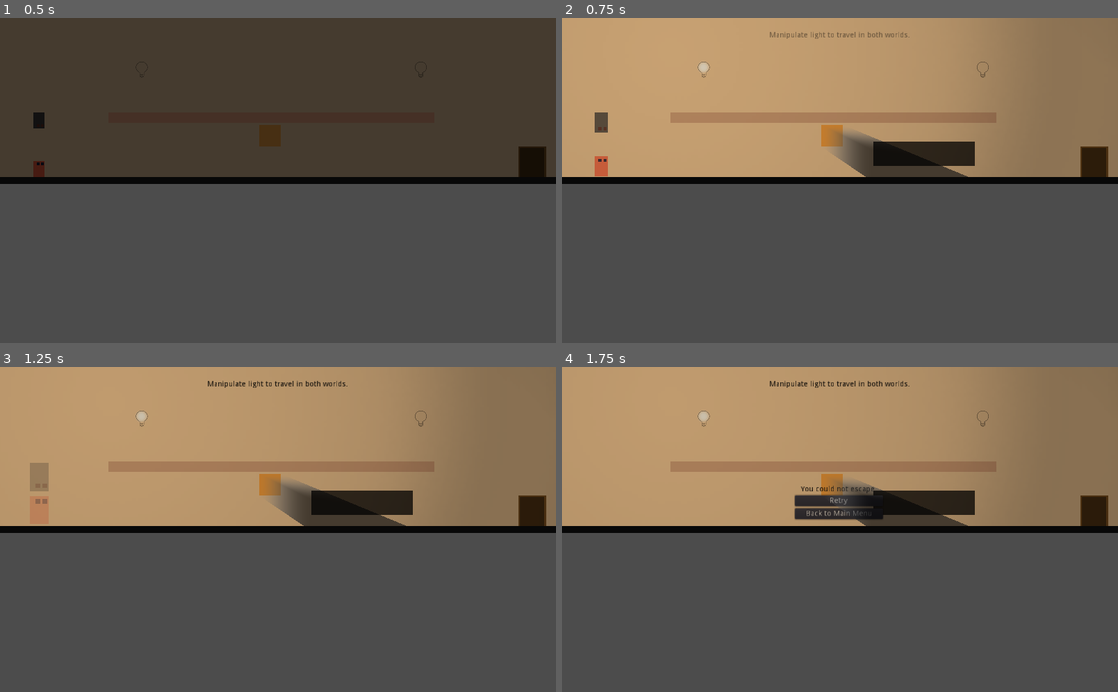
Above: before the commit, frames 1-4 (two rows, left to right).
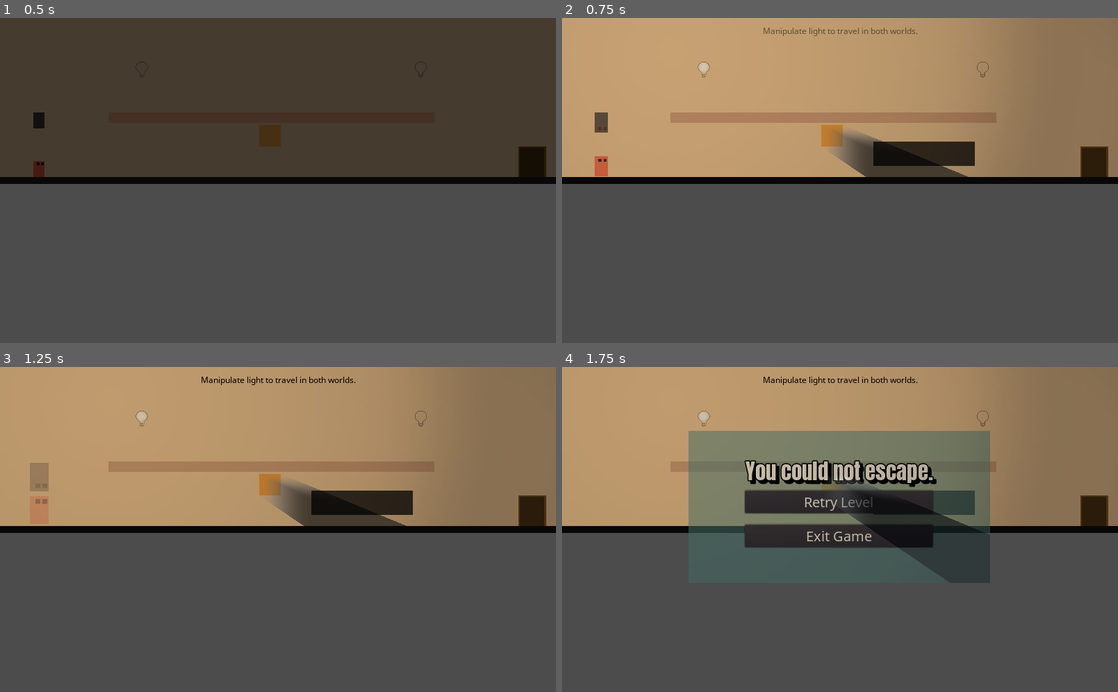
Above: after the commit, the same moments.

Repository: gramozilho/More-Than-Meets-The-Eye-GWJ14
Game: Godot game, scene res://Main.tscn
Two runs of this game, one before a commit and one after it. Both use one fixed random seed, a clock stepped at 60 frames per second and the inputs below.
Inputs (mouse positions are in pixels of both pictures, inside the frame that each line leads up to):
- Up to frame 1 (0.5 s): no input
- Up to frame 2 (0.75 s): tap Enter (ui_accept) at 0.5 s; move the mouse to (701, 66) at 0.52 s; press the mouse at (701, 66) at 0.53 s; hold D (right) from 0.53 s (still down)
- Up to frame 3 (1.25 s): keep holding D (right); tap Enter (ui_accept) at 0.77 s
- Up to frame 4 (1.75 s): keep holding D (right); move the mouse to (984, 415) at 1.27 s; release the mouse at (984, 415) at 1.28 s; click (984, 415) at 1.35 s; tap Enter (ui_accept) at 1.52 s

Frame 1 is identical in both runs. In frame 2, 0.3% of the frame differs, in the area x 36-64%, y 2-7%; in frame 3, 0.4%; in frame 4, 18%, in the area x 22-77%, y 2-67%.

Commit message:
All prepared for first export try

Diff:
--- /dev/null
+++ b/Assets/Button_fotn.tres
@@ -0,0 +1,7 @@
+[gd_resource type="DynamicFont" load_steps=2 format=2]
+
+[ext_resource path="res://Assets/NotoSans-Regular.ttf" type="DynamicFontData" id=1]
+
+[resource]
+size = 26
+font_data = ExtResource( 1 )
--- /dev/null
+++ b/Assets/SubTitle_font.tres
@@ -0,0 +1,9 @@
+[gd_resource type="DynamicFont" load_steps=2 format=2]
+
+[ext_resource path="res://Assets/Anton-Regular.ttf" type="DynamicFontData" id=1]
+
+[resource]
+size = 40
+outline_size = 2
+outline_color = Color( 0, 0, 0, 1 )
+font_data = ExtResource( 1 )
--- /dev/null
+++ b/Assets/Text_font.tres
@@ -0,0 +1,6 @@
+[gd_resource type="DynamicFont" load_steps=2 format=2]
+
+[ext_resource path="res://Assets/NotoSans-Regular.ttf" type="DynamicFontData" id=1]
+
+[resource]
+font_data = ExtResource( 1 )
--- /dev/null
+++ b/Assets/Title_fint.tres
@@ -0,0 +1,9 @@
+[gd_resource type="DynamicFont" load_steps=2 format=2]
+
+[ext_resource path="res://Assets/Anton-Regular.ttf" type="DynamicFontData" id=1]
+
+[resource]
+size = 60
+outline_size = 3
+outline_color = Color( 0, 0, 0, 1 )
+font_data = ExtResource( 1 )
--- a/DeathScreen.tscn
+++ b/DeathScreen.tscn
@@ -1,17 +1,38 @@
-[gd_scene load_steps=3 format=2]
+[gd_scene load_steps=4 format=2]
 
 [ext_resource path="res://Maps/0_TitleScreen.tscn" type="PackedScene" id=1]
 [ext_resource path="res://DeathScreen.gd" type="Script" id=2]
+[ext_resource path="res://Assets/SubTitle_font.tres" type="DynamicFont" id=3]
 
-[node name="DeathScreen" instance=ExtResource( 1 )]
+[node name="DeathScreen" index="0" instance=ExtResource( 1 )]
 script = ExtResource( 2 )
 
-[node name="Label" parent="VBoxContainer" index="0"]
-modulate = Color( 0, 0, 0, 1 )
+[node name="Bg" parent="VBoxContainer" index="0"]
+position = Vector2( 174.034, 94.3404 )
+scale = Vector2( 11.1161, 5.63212 )
+
+[node name="Label" parent="VBoxContainer" index="1"]
+margin_right = 354.0
+margin_bottom = 60.0
+custom_fonts/font = ExtResource( 3 )
 text = "You could not escape."
 
-[node name="Button" parent="VBoxContainer" index="1"]
-text = "Retry"
+[node name="VBoxContainer" parent="VBoxContainer" index="2"]
+margin_top = 64.0
+margin_right = 354.0
+margin_bottom = 170.0
 
-[node name="Button2" parent="VBoxContainer" index="2"]
-text = "Back to Main Menu"
+[node name="Button" parent="VBoxContainer/VBoxContainer" index="0"]
+margin_right = 354.0
+text = "Retry Level"
+
+[node name="Label" parent="VBoxContainer/VBoxContainer" index="1"]
+margin_right = 354.0
+
+[node name="Button2" parent="VBoxContainer/VBoxContainer" index="2"]
+margin_right = 354.0
+
+[node name="HBoxContainer" parent="VBoxContainer" index="3"]
+margin_top = 174.0
+margin_right = 354.0
+margin_bottom = 174.0
--- a/Jukebox.tscn
+++ b/Jukebox.tscn
@@ -22,6 +22,7 @@
 
 [node name="Alarm" type="AudioStreamPlayer2D" parent="."]
 stream = ExtResource( 3 )
+volume_db = 20.0
 
 [node name="Transition" type="AudioStreamPlayer2D" parent="."]
 stream = ExtResource( 11 )
@@ -51,5 +52,5 @@
 
 [node name="GhostMusic" type="AudioStreamPlayer2D" parent="."]
 stream = ExtResource( 6 )
-volume_db = -20.0
+volume_db = -25.0
 autoplay = true
--- a/Main.tscn
+++ b/Main.tscn
@@ -9,6 +9,7 @@
 [ext_resource path="res://Main.gd" type="Script" id=7]
 [ext_resource path="res://Light.tscn" type="PackedScene" id=8]
 [ext_resource path="res://Assets/spot.png" type="Texture" id=9]
+[ext_resource path="res://Assets/Text_font.tres" type="DynamicFont" id=11]
 
 [sub_resource type="Animation" id=1]
 resource_name = "hide_1"
@@ -192,10 +193,11 @@
 [node name="Message" type="Label" parent="Camera2D/VBoxContainer"]
 modulate = Color( 0, 0, 0, 1 )
 light_mask = 2
-margin_top = 25.0
-margin_right = 242.0
-margin_bottom = 39.0
+margin_top = 19.0
+margin_right = 465.0
+margin_bottom = 42.0
 grow_vertical = 2
+custom_fonts/font = ExtResource( 11 )
 text = "You wake up in the dark."
 align = 1
 __meta__ = {
@@ -205,10 +207,11 @@
 [node name="Instruction" type="Label" parent="Camera2D/VBoxContainer"]
 modulate = Color( 0, 0, 0, 1 )
 light_mask = 2
-margin_top = 43.0
-margin_right = 242.0
-margin_bottom = 57.0
+margin_top = 46.0
+margin_right = 465.0
+margin_bottom = 69.0
 grow_vertical = 2
+custom_fonts/font = ExtResource( 11 )
 text = "Click on the light bulb to turn light on."
 align = 1
 __meta__ = {
@@ -218,9 +221,10 @@
 [node name="Extra" type="Label" parent="Camera2D/VBoxContainer"]
 modulate = Color( 0, 0, 0, 0 )
 light_mask = 2
-margin_top = 61.0
-margin_right = 242.0
-margin_bottom = 75.0
+margin_top = 73.0
+margin_right = 465.0
+margin_bottom = 96.0
+custom_fonts/font = ExtResource( 11 )
 text = "!!"
 align = 1
 
--- a/Maps/0_TitleScreen.tscn
+++ b/Maps/0_TitleScreen.tscn
@@ -1,6 +1,9 @@
-[gd_scene load_steps=2 format=2]
+[gd_scene load_steps=5 format=2]
 
 [ext_resource path="res://Maps/0_TitleScreen.gd" type="Script" id=1]
+[ext_resource path="res://Assets/Title_fint.tres" type="DynamicFont" id=2]
+[ext_resource path="res://Assets/Button_fotn.tres" type="DynamicFont" id=3]
+[ext_resource path="res://Assets/colors.PNG" type="Texture" id=4]
 
 [node name="Control" type="Control"]
 anchor_right = 1.0
@@ -25,28 +28,61 @@
 "_edit_use_anchors_": false
 }
 
+[node name="Bg" type="Sprite" parent="VBoxContainer"]
+modulate = Color( 1, 1, 1, 0.537255 )
+position = Vector2( 300, 120 )
+scale = Vector2( 15.16, 7.24 )
+texture = ExtResource( 4 )
+region_enabled = true
+region_rect = Rect2( 0, 600, 50, 50 )
+
 [node name="Label" type="Label" parent="VBoxContainer"]
-margin_right = 162.0
-margin_bottom = 14.0
+margin_right = 601.0
+margin_bottom = 89.0
+custom_fonts/font = ExtResource( 2 )
+custom_colors/font_color = Color( 1, 1, 1, 1 )
+custom_colors/font_color_shadow = Color( 0, 0, 0, 1 )
+custom_constants/shadow_offset_x = 5
+custom_constants/shadow_offset_y = 5
 text = "More than meets the eye"
 align = 1
 __meta__ = {
 "_edit_use_anchors_": false
 }
 
-[node name="Button" type="Button" parent="VBoxContainer"]
-margin_top = 18.0
-margin_right = 162.0
-margin_bottom = 38.0
+[node name="VBoxContainer" type="VBoxContainer" parent="VBoxContainer"]
+margin_top = 93.0
+margin_right = 601.0
+margin_bottom = 199.0
+grow_horizontal = 2
+__meta__ = {
+"_edit_use_anchors_": false
+}
+
+[node name="Button" type="Button" parent="VBoxContainer/VBoxContainer"]
+margin_right = 601.0
+margin_bottom = 42.0
+custom_fonts/font = ExtResource( 3 )
 text = "Start Game"
 __meta__ = {
 "_edit_use_anchors_": false
 }
 
-[node name="Button2" type="Button" parent="VBoxContainer"]
-margin_top = 42.0
-margin_right = 162.0
-margin_bottom = 62.0
+[node name="Label" type="Label" parent="VBoxContainer/VBoxContainer"]
+margin_top = 46.0
+margin_right = 601.0
+margin_bottom = 60.0
+
+[node name="Button2" type="Button" parent="VBoxContainer/VBoxContainer"]
+margin_top = 64.0
+margin_right = 601.0
+margin_bottom = 106.0
+custom_fonts/font = ExtResource( 3 )
 text = "Exit Game"
-[connection signal="pressed" from="VBoxContainer/Button" to="." method="_on_Button_pressed"]
-[connection signal="pressed" from="VBoxContainer/Button2" to="." method="_on_Button2_pressed"]
+
+[node name="HBoxContainer" type="HBoxContainer" parent="VBoxContainer"]
+margin_top = 203.0
+margin_right = 601.0
+margin_bottom = 203.0
+[connection signal="pressed" from="VBoxContainer/VBoxContainer/Button" to="." method="_on_Button_pressed"]
+[connection signal="pressed" from="VBoxContainer/VBoxContainer/Button2" to="." method="_on_Button2_pressed"]
--- a/Maps/1_3.tscn
+++ b/Maps/1_3.tscn
@@ -1,14 +1,14 @@
 [gd_scene load_steps=6 format=2]
 
-[ext_resource path="res://Main.tscn" type="PackedScene" id=1]
-[ext_resource path="res://Lamp.tscn" type="PackedScene" id=2]
+[ext_resource path="res://Lamp.tscn" type="PackedScene" id=1]
+[ext_resource path="res://Main.tscn" type="PackedScene" id=2]
 [ext_resource path="res://Maps/1_3.gd" type="Script" id=3]
 [ext_resource path="res://BadArea.tscn" type="PackedScene" id=4]
 
 [sub_resource type="RectangleShape2D" id=1]
 extents = Vector2( 21.2128, 96.0021 )
 
-[node name="Main" index="0" instance=ExtResource( 1 )]
+[node name="Main" index="0" instance=ExtResource( 2 )]
 script = ExtResource( 3 )
 
 [node name="WallLeft" parent="Environment" index="1"]
--- a/Maps/1_4.tscn
+++ b/Maps/1_4.tscn
@@ -1,12 +1,12 @@
 [gd_scene load_steps=6 format=2]
 
-[ext_resource path="res://Body.tscn" type="PackedScene" id=1]
+[ext_resource path="res://Main.tscn" type="PackedScene" id=1]
 [ext_resource path="res://Lamp.tscn" type="PackedScene" id=2]
 [ext_resource path="res://BadArea.tscn" type="PackedScene" id=3]
-[ext_resource path="res://Main.tscn" type="PackedScene" id=4]
+[ext_resource path="res://Body.tscn" type="PackedScene" id=4]
 [ext_resource path="res://Maps/1_4.gd" type="Script" id=5]
 
-[node name="Main" instance=ExtResource( 4 )]
+[node name="Main" instance=ExtResource( 1 )]
 script = ExtResource( 5 )
 
 [node name="WallLeft" parent="Environment" index="1"]
--- a/Maps/1_5.tscn
+++ b/Maps/1_5.tscn
@@ -1,17 +1,17 @@
 [gd_scene load_steps=6 format=2]
 
-[ext_resource path="res://Lamp.tscn" type="PackedScene" id=1]
-[ext_resource path="res://Main.tscn" type="PackedScene" id=2]
+[ext_resource path="res://Main.tscn" type="PackedScene" id=1]
+[ext_resource path="res://Lamp.tscn" type="PackedScene" id=2]
 [ext_resource path="res://BadArea.tscn" type="PackedScene" id=3]
 [ext_resource path="res://Body.tscn" type="PackedScene" id=4]
 [ext_resource path="res://Maps/1_5.gd" type="Script" id=5]
 
-[node name="Main" instance=ExtResource( 2 )]
+[node name="Main" instance=ExtResource( 1 )]
 script = ExtResource( 5 )
 
 [node name="Message" parent="Camera2D/VBoxContainer" index="0"]
 margin_right = 352.0
-text = "You are not from here, you don't follow the rules."
+text = "You are not from there, you don't follow the rules."
 
 [node name="Instruction" parent="Camera2D/VBoxContainer" index="1"]
 margin_right = 352.0
--- a/Maps/999_VictoryScreen.tscn
+++ b/Maps/999_VictoryScreen.tscn
@@ -1,24 +1,39 @@
-[gd_scene load_steps=3 format=2]
+[gd_scene load_steps=4 format=2]
 
 [ext_resource path="res://Maps/0_TitleScreen.tscn" type="PackedScene" id=1]
 [ext_resource path="res://Maps/VictoryScreen.gd" type="Script" id=2]
+[ext_resource path="res://Assets/SubTitle_font.tres" type="DynamicFont" id=3]
 
-[node name="VictoryScreen" instance=ExtResource( 1 )]
+[node name="VictoryScreen" index="0" instance=ExtResource( 1 )]
 script = ExtResource( 2 )
 
-[node name="Label" parent="VBoxContainer" index="0"]
-margin_right = 204.0
-margin_bottom = 31.0
+[node name="Bg" parent="VBoxContainer" index="0"]
+position = Vector2( 262.276, 132.861 )
+scale = Vector2( 13.28, 7.24 )
+
+[node name="Label" parent="VBoxContainer" index="1"]
+margin_right = 518.0
+margin_bottom = 123.0
+custom_fonts/font = ExtResource( 3 )
 text = "You escaped.
 Tonight, they'll be waiting again."
 
-[node name="Button" parent="VBoxContainer" index="1"]
-margin_top = 35.0
-margin_right = 204.0
-margin_bottom = 55.0
-text = "Back to Menu"
+[node name="VBoxContainer" parent="VBoxContainer" index="2"]
+margin_top = 127.0
+margin_right = 518.0
+margin_bottom = 233.0
 
-[node name="Button2" parent="VBoxContainer" index="2"]
-margin_top = 59.0
-margin_right = 204.0
-margin_bottom = 79.0
+[node name="Button" parent="VBoxContainer/VBoxContainer" index="0"]
+margin_right = 518.0
+text = "Back to Main Menu"
+
+[node name="Label" parent="VBoxContainer/VBoxContainer" index="1"]
+margin_right = 518.0
+
+[node name="Button2" parent="VBoxContainer/VBoxContainer" index="2"]
+margin_right = 518.0
+
+[node name="HBoxContainer" parent="VBoxContainer" index="3"]
+margin_top = 237.0
+margin_right = 518.0
+margin_bottom = 237.0
Binary file added: Assets/Anton-Regular.ttf
Binary file added: Assets/Muli-Regular.ttf
Binary file added: Assets/NotoSans-Regular.ttf
Not shown: 1 places in Main.tscn that only renumber resources
Not shown: 1 places in Maps/1_3.tscn that only renumber resources
Not shown: 1 places in Maps/1_4.tscn that only renumber resources
Not shown: 1 places in Maps/1_5.tscn that only renumber resources
